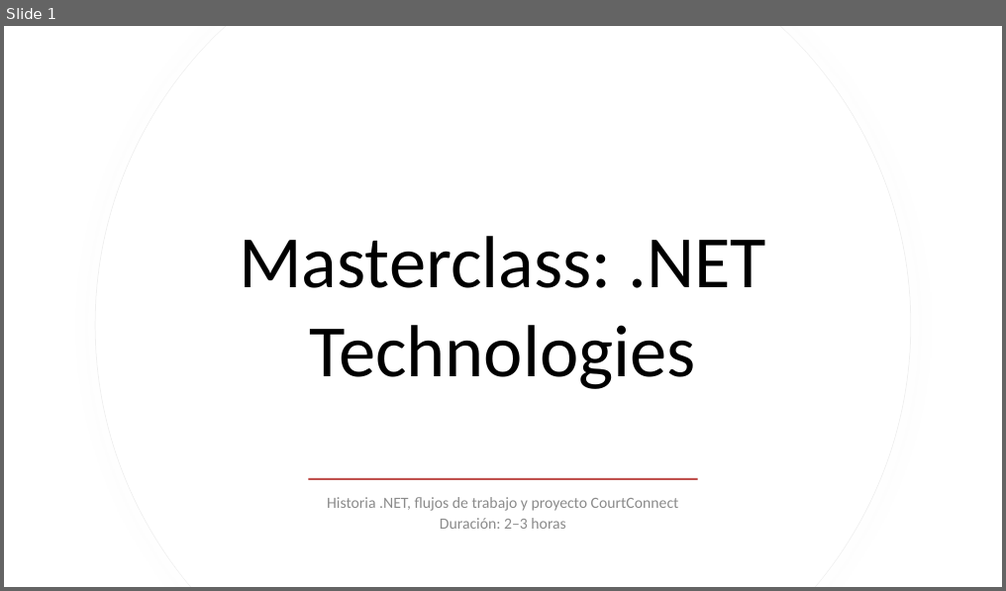
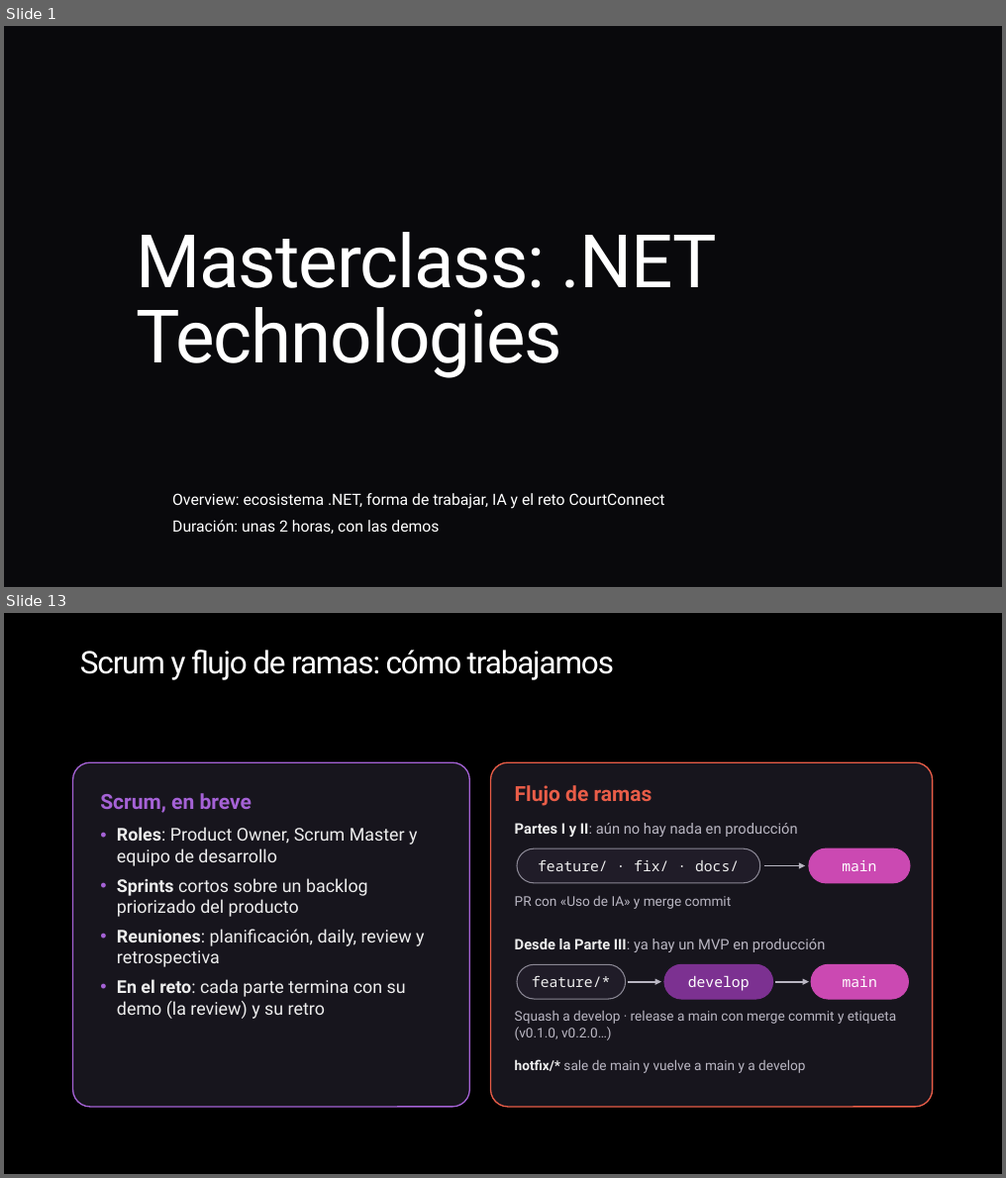
Before and after one commit to ybenzina/formacion-dotnet-junior, a slide deck: docs/masterclasses/masterclass-dotnet-technologies.pptx. Shown one above the other, each under a label of ours: slide 1 before the commit, slides 1 and 13 after it; the slides between them are not shown. The pictures are 1006x591 and 1006x1178 pixels, drawn with LibreOffice and Linux fonts; fonts in the diff are those of the drawing; background and template pictures are left out. Boxes give left, top, right and bottom in pixels: in the first picture for what was removed or moved away, otherwise in the second. Text is boxed around its words. In the diff, an @@ line names an element or a change of style, - is before the commit and + after.

Commit message:
Concretiza ramas de trabajo y actualiza documentación de masterclass general

```diff
--- a/docs/masterclasses/masterclass-dotnet-technologies.pptx
+++ b/docs/masterclasses/masterclass-dotnet-technologies.pptx
@@ slide 13 added at [4, 613, 1002, 1174], background #000000 @@
@@ title added at [80, 650, 614, 680], 30 pt, text #FFFFFF @@
+Scrum y flujo de ramas: cómo trabajamos
@@ rounded rectangle added at [73, 762, 469, 1107], fill #17151D, outline #A562D6 1.25 pt, 17 pt, text #EDEDED @@
+Scrum, en breve
+• Roles: Product Owner, Scrum Master y equipo de desarrollo
+• Sprints cortos sobre un backlog priorizado del producto
+• Reuniones: planificación, daily, review y retrospectiva
+• En el reto: cada parte termina con su demo (la review) y su retro
@@ rounded rectangle added at [491, 762, 933, 1107], fill #17151D, outline #E95D48 1.25 pt @@
@@ text added at [515, 785, 652, 806], 20 pt, text #E95D48, bold @@
+Flujo de ramas
@@ text added at [515, 823, 797, 837], 14 pt, text #B9B6C2 @@
+Partes I y II: aún no hay nada en producción
@@ rounded rectangle added at [517, 849, 760, 883], fill #201C28, outline #8A8794 1 pt, 14 pt, text #EDEDED @@
+feature/ · fix/ · docs/
@@ rounded rectangle added at [809, 849, 910, 883], fill #CB49B2, outline #CB49B2 1 pt, 14 pt, text #FFFFFF @@
+main
@@ arrow added from (764, 866) to (805, 866), #B9B6C2 1.75 pt @@
@@ text added at [515, 896, 732, 909], 13 pt, text #B9B6C2 @@
+PR con «Uso de IA» y merge commit
@@ text added at [515, 939, 825, 953], 14 pt, text #B9B6C2 @@
+Desde la Parte III: ya hay un MVP en producción
@@ rounded rectangle added at [517, 964, 626, 999], fill #201C28, outline #8A8794 1 pt, 14 pt, text #EDEDED @@
+feature/*
@@ rounded rectangle added at [664, 964, 773, 999], fill #7C3191, outline #7C3191 1 pt, 14 pt, text #FFFFFF @@
+develop
@@ rounded rectangle added at [811, 964, 908, 999], fill #CB49B2, outline #CB49B2 1 pt, 14 pt, text #FFFFFF @@
+main
@@ arrow added from (628, 982) to (661, 982), #B9B6C2 1.75 pt @@
@@ arrow added from (775, 982) to (809, 982), #B9B6C2 1.75 pt @@
@@ text added at [515, 1011, 896, 1041], 13 pt, text #B9B6C2 @@
+Squash a develop · release a main con merge commit y etiqueta (v0.1.0, v0.2.0…)
@@ text added at [515, 1059, 805, 1073], 13 pt, text #B9B6C2 @@
+hotfix/* sale de main y vuelve a main y a develop
@@ slide 1 changed as well @@
@@ background #FFFFFF to picture (left out) @@
@@ freeform shape removed at [95, 26, 911, 587] @@
@@ freeform shape removed at [96, 26, 911, 587] @@
@@ title "Masterclass: .NET Technologies" at [137, 232, 717, 378]: font Calibri to Roboto, text colour #000000 to #FFFFFF, letter spacing 0 to -1.1 pt; alignment centre to left; line spacing 1 to 0.85 @@
@@ subtitle at [172, 493, 665, 534]: text changed; font Calibri to Roboto; text colour #8C8C8C to #FFFFFF @@
-Historia .NET, flujos de trabajo y proyecto CourtConnect
-Duración: 2–3 horas
+Overview: ecosistema .NET, forma de trabajar, IA y el reto CourtConnect
+Duración: unas 2 horas, con las demos
@@ rectangle removed at [309, 478, 698, 480] @@
```
Also in this commit, not shown: 8 other slides changed, 35 other slides added, 16 slides removed, 9 other files.
